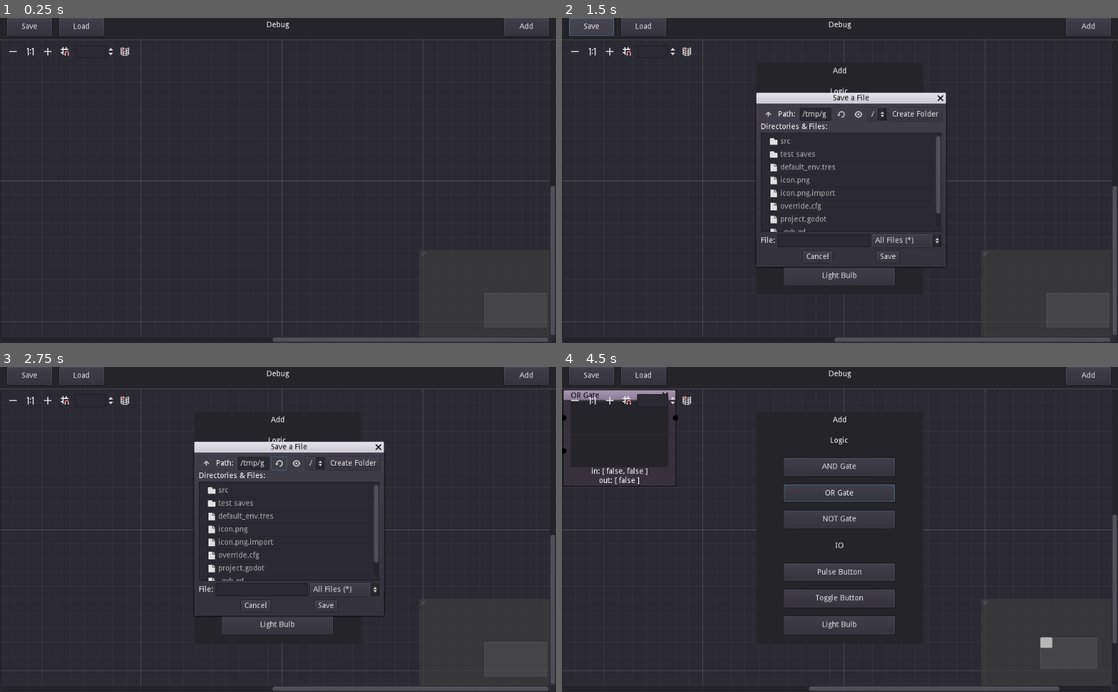
Above: before the commit, frames 1-4 (two rows, left to right).
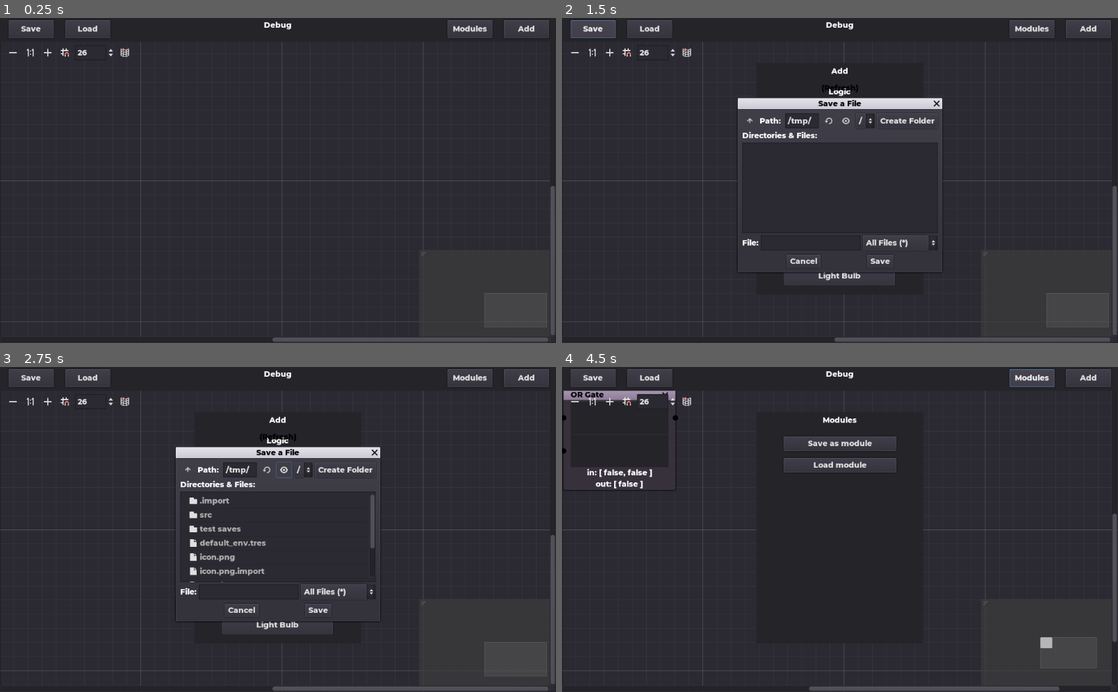
Above: after the commit, the same moments.

Repository: marcusmmmz/Logic-Ports
Game: Godot game, scene res://src/Scenes/Node2D.tscn
The game is run twice, just before and just after one commit, with the same random seed, the same clock (stepped at 60 frames per second) and the same inputs.
Inputs (mouse positions are in pixels of both pictures, inside the frame that each line leads up to):
- Up to frame 1 (0.25 s): no input
- Up to frame 2 (1.5 s): click "Add" at 0.5 s; click "Save" at 1.25 s
- Up to frame 3 (2.75 s): click "AND Gate" at 2 s
- Up to frame 4 (4.5 s): click "Load" at 2.75 s; click "OR Gate" at 3.5 s; click (1034, 376) at 4.25 s, where only the run after the commit has a clickable "Modules"

The runs differ from the first frame. In frame 1, 1.2% of the frame differs, in the area x 0-100%, y 0-12%; in frame 2, 5.4%; in frame 3, 5.9%; in frame 4, 6.3%, in the area x 0-100%, y 0-87%.

Commit message:
Movement Improvements

Diff:
--- a/project.godot
+++ b/project.godot
@@ -24,6 +24,49 @@
 run/main_scene="res://src/Scenes/Node2D.tscn"
 config/icon="res://icon.png"
 
+[input]
+
+ui_left={
+"deadzone": 0.5,
+"events": [ Object(InputEventJoypadButton,"resource_local_to_scene":false,"resource_name":"","device":0,"button_index":14,"pressure":0.0,"pressed":false,"script":null)
+ ]
+}
+ui_right={
+"deadzone": 0.5,
+"events": [ Object(InputEventJoypadButton,"resource_local_to_scene":false,"resource_name":"","device":0,"button_index":15,"pressure":0.0,"pressed":false,"script":null)
+ ]
+}
+ui_up={
+"deadzone": 0.5,
+"events": [ Object(InputEventJoypadButton,"resource_local_to_scene":false,"resource_name":"","device":0,"button_index":12,"pressure":0.0,"pressed":false,"script":null)
+ ]
+}
+ui_down={
+"deadzone": 0.5,
+"events": [ Object(InputEventJoypadButton,"resource_local_to_scene":false,"resource_name":"","device":0,"button_index":13,"pressure":0.0,"pressed":false,"script":null)
+ ]
+}
+sim_left={
+"deadzone": 0.5,
+"events": [ Object(InputEventKey,"resource_local_to_scene":false,"resource_name":"","device":0,"alt":false,"shift":false,"control":false,"meta":false,"command":false,"pressed":false,"scancode":65,"unicode":0,"echo":false,"script":null)
+ ]
+}
+sim_right={
+"deadzone": 0.5,
+"events": [ Object(InputEventKey,"resource_local_to_scene":false,"resource_name":"","device":0,"alt":false,"shift":false,"control":false,"meta":false,"command":false,"pressed":false,"scancode":68,"unicode":0,"echo":false,"script":null)
+ ]
+}
+sim_up={
+"deadzone": 0.5,
+"events": [ Object(InputEventKey,"resource_local_to_scene":false,"resource_name":"","device":0,"alt":false,"shift":false,"control":false,"meta":false,"command":false,"pressed":false,"scancode":87,"unicode":0,"echo":false,"script":null)
+ ]
+}
+sim_down={
+"deadzone": 0.5,
+"events": [ Object(InputEventKey,"resource_local_to_scene":false,"resource_name":"","device":0,"alt":false,"shift":false,"control":false,"meta":false,"command":false,"pressed":false,"scancode":83,"unicode":0,"echo":false,"script":null)
+ ]
+}
+
 [rendering]
 
 environment/default_environment="res://default_env.tres"
--- /dev/null
+++ b/src/GUI/AddPopup.gd
@@ -0,0 +1,4 @@
+extends Popup
+
+func _on_AddButton_pressed():
+	visible = !visible
--- /dev/null
+++ b/src/GUI/GameFilePopup.gd
@@ -0,0 +1,18 @@
+extends FileDialog
+
+func _on_Save_pressed():
+	mode = FileDialog.MODE_SAVE_FILE
+	visible = !visible
+	$Label2.rect_position.y = -48
+
+func _on_Load_pressed():
+	mode = FileDialog.MODE_OPEN_FILE
+	visible = !visible
+	$Label2.rect_position.y = -48
+
+func _on_GameFilePopup_confirmed():
+	if mode == FileDialog.MODE_SAVE_FILE:
+		get_parent().save_game(current_path)
+
+	elif mode == FileDialog.MODE_OPEN_FILE:
+		get_parent().load_game(current_path)
--- /dev/null
+++ b/src/GUI/ModulePopup.gd
@@ -0,0 +1,35 @@
+extends Popup
+
+onready var ModuleFilePopup = $"../ModuleFilePopup"
+
+func _on_ModuleFilePopup_ready():
+	call_deferred("popup")
+	call_deferred("hide")
+
+func _on_ModuleButton_pressed():
+	visible = !visible
+
+func _on_SaveModule_pressed():
+	visible = false
+	$"../ModuleFilePopup".mode = FileDialog.MODE_SAVE_FILE
+	$"../ModuleFilePopup".visible = !$"../ModuleFilePopup".visible
+	$"../ModuleFilePopup/Label2".rect_position.y = -48
+
+func _on_LoadModule_pressed():
+	visible = false
+	$"../ModuleFilePopup".mode = FileDialog.MODE_OPEN_FILE
+	$"../ModuleFilePopup".visible = !$"../ModuleFilePopup".visible
+	$"../ModuleFilePopup/Label2".rect_position.y = -48
+
+func _on_ModuleFilePopup_confirmed():
+	if $"../ModuleFilePopup".mode == FileDialog.MODE_SAVE_FILE:
+		save_module($"../ModuleFilePopup".current_path)
+
+	elif $"../$ModuleFilePopup".mode == FileDialog.MODE_OPEN_FILE:
+		load_module($"../ModuleFilePopup".current_path)
+
+func save_module(path):
+	pass
+
+func load_module(path):
+	pass
--- a/src/Scenes/GraphEdit.gd
+++ b/src/Scenes/GraphEdit.gd
@@ -2,15 +2,32 @@
 
 var speed = 5
 
+var previous_mouse_pos = Vector2.ZERO
+var is_dragging = false
+
+func _gui_input(event):
+
+	if event is InputEventMouseMotion:
+		previous_mouse_pos = event.relative
+
+	elif event is InputEventMouseButton:
+		if event.button_index == 2:
+			is_dragging = event.pressed
+		else:
+			is_dragging = false
+
+	if is_dragging:
+		scroll_offset -= previous_mouse_pos * zoom
+
 func _physics_process(delta):
-	if Input.is_action_pressed("ui_right"):
+	if Input.is_action_pressed("sim_right"):
 		scroll_offset.x += speed * zoom
-	if Input.is_action_pressed("ui_left"):
+	if Input.is_action_pressed("sim_left"):
 		scroll_offset.x -= speed * zoom
 
-	if Input.is_action_pressed("ui_up"):
+	if Input.is_action_pressed("sim_up"):
 		scroll_offset.y -= speed * zoom
-	if Input.is_action_pressed("ui_down"):
+	if Input.is_action_pressed("sim_down"):
 		scroll_offset.y += speed * zoom
 
 func _on_GraphEdit_connection_request(from, from_slot, to, to_slot):
--- a/src/Scenes/Node2D.gd
+++ b/src/Scenes/Node2D.gd
@@ -1,26 +1,4 @@
 extends Control
-
-func _on_AddButton_pressed():
-	$AddPopup.visible = !$AddPopup.visible
-
-func _on_FilePopup_ready():
-	$FilePopup.call_deferred("popup")
-	$FilePopup.call_deferred("hide")
-
-func _on_Save_pressed():
-	$FilePopup.mode = FileDialog.MODE_SAVE_FILE
-	$FilePopup.visible = !$FilePopup.visible
-
-func _on_Load_pressed():
-	$FilePopup.mode = FileDialog.MODE_OPEN_FILE
-	$FilePopup.visible = !$FilePopup.visible
-
-func _on_FilePopup_confirmed():
-	if $FilePopup.mode == FileDialog.MODE_SAVE_FILE:
-		save_game($FilePopup.current_path)
-
-	elif $FilePopup.mode == FileDialog.MODE_OPEN_FILE:
-		load_game($FilePopup.current_path)
 
 func save_game(path):
 	var save = File.new()
--- a/src/Scenes/Node2D.tscn
+++ b/src/Scenes/Node2D.tscn
@@ -1,21 +1,27 @@
-[gd_scene load_steps=4 format=2]
+[gd_scene load_steps=10 format=2]
 
 [ext_resource path="res://src/scripts/AddModuleButton.gd" type="Script" id=1]
 [ext_resource path="res://src/Scenes/Node2D.gd" type="Script" id=2]
 [ext_resource path="res://src/Scenes/GraphEdit.gd" type="Script" id=3]
+[ext_resource path="res://src/resources/fonts/Montserrat-ExtraBold.ttf" type="DynamicFontData" id=4]
+[ext_resource path="res://src/GUI/AddPopup.gd" type="Script" id=5]
+[ext_resource path="res://src/GUI/GameFilePopup.gd" type="Script" id=6]
+[ext_resource path="res://src/GUI/ModulePopup.gd" type="Script" id=7]
+
+[sub_resource type="DynamicFont" id=1]
+size = 14
+outline_color = Color( 0, 0, 0, 1 )
+use_filter = true
+font_data = ExtResource( 4 )
+
+[sub_resource type="Theme" id=2]
+default_font = SubResource( 1 )
 
 [node name="Game" type="Control"]
 anchor_right = 1.0
 anchor_bottom = 1.0
+theme = SubResource( 2 )
 script = ExtResource( 2 )
-__meta__ = {
-"_edit_use_anchors_": false
-}
-
-[node name="Panel" type="Panel" parent="."]
-anchor_right = 1.0
-anchor_bottom = 0.067
-margin_bottom = -0.240002
 __meta__ = {
 "_edit_use_anchors_": false
 }
@@ -29,47 +35,46 @@
 margin_top = -0.240002
 focus_mode = 0
 right_disconnects = true
-scroll_offset = Vector2( 0, -0.240002 )
+scroll_offset = Vector2( -6.10352e-05, -0.240002 )
 snap_distance = 26
 script = ExtResource( 3 )
 __meta__ = {
 "_edit_use_anchors_": false
 }
 
+[node name="Panel" type="Panel" parent="."]
+anchor_right = 1.0
+anchor_bottom = 0.067
+margin_bottom = 3.8
+__meta__ = {
+"_edit_use_anchors_": false
+}
+
+[node name="Title" type="Label" parent="."]
+anchor_left = 0.35
+anchor_right = 0.65
+anchor_bottom = 0.044
+margin_left = -3.05176e-05
+margin_right = -6.10352e-05
+margin_bottom = 0.319998
+text = "Debug"
+align = 1
+valign = 1
+__meta__ = {
+"_edit_use_anchors_": false
+}
+
 [node name="AddButton" type="Button" parent="."]
 anchor_left = 0.906
+anchor_top = 0.00666667
 anchor_right = 0.987
-anchor_bottom = 0.056
-margin_left = 0.319946
-margin_right = 0.639893
+anchor_bottom = 0.0626667
+margin_left = 0.255981
+margin_right = 0.575928
 margin_bottom = -0.32
 text = "Add"
 __meta__ = {
-"_edit_use_anchors_": false
-}
-
-[node name="Save" type="Button" parent="."]
-anchor_left = 0.012
-anchor_right = 0.094
-anchor_bottom = 0.056
-margin_left = 0.639999
-margin_right = -0.320007
-margin_bottom = -0.32
-text = "Save"
-__meta__ = {
-"_edit_use_anchors_": false
-}
-
-[node name="Load" type="Button" parent="."]
-anchor_left = 0.106
-anchor_right = 0.187
-anchor_bottom = 0.056
-margin_left = 0.319992
-margin_right = 0.639984
-margin_bottom = -0.32
-text = "Load"
-__meta__ = {
-"_edit_use_anchors_": false
+"_edit_use_anchors_": true
 }
 
 [node name="AddPopup" type="Popup" parent="."]
@@ -80,6 +85,7 @@
 margin_left = -3.05176e-05
 margin_top = -0.0800095
 margin_right = -6.10352e-05
+script = ExtResource( 5 )
 __meta__ = {
 "_edit_use_anchors_": false
 }
@@ -121,8 +127,8 @@
 custom_constants/separation = 16
 
 [node name="Logic" type="Label" parent="AddPopup/ScrollContainer/VBoxContainer"]
-margin_right = 256.0
-margin_bottom = 42.0
+margin_right = 204.0
+margin_bottom = 32.0
 size_flags_vertical = 3
 text = "Logic"
 align = 1
@@ -132,33 +138,33 @@
 }
 
 [node name="AND" type="Button" parent="AddPopup/ScrollContainer/VBoxContainer"]
-margin_top = 58.0
-margin_right = 256.0
-margin_bottom = 100.0
+margin_top = 48.0
+margin_right = 204.0
+margin_bottom = 80.0
 size_flags_vertical = 3
 text = "AND Gate"
 script = ExtResource( 1 )
 
 [node name="OR" type="Button" parent="AddPopup/ScrollContainer/VBoxContainer"]
-margin_top = 116.0
-margin_right = 256.0
-margin_bottom = 158.0
+margin_top = 96.0
+margin_right = 204.0
+margin_bottom = 128.0
 size_flags_vertical = 3
 text = "OR Gate"
 script = ExtResource( 1 )
 
 [node name="NOT" type="Button" parent="AddPopup/ScrollContainer/VBoxContainer"]
-margin_top = 174.0
-margin_right = 256.0
-margin_bottom = 216.0
+margin_top = 144.0
+margin_right = 204.0
+margin_bottom = 176.0
 size_flags_vertical = 3
 text = "NOT Gate"
 script = ExtResource( 1 )
 
 [node name="IO" type="Label" parent="AddPopup/ScrollContainer/VBoxContainer"]
-margin_top = 232.0
-margin_right = 256.0
-margin_bottom = 274.0
+margin_top = 192.0
+margin_right = 204.0
+margin_bottom = 224.0
 size_flags_vertical = 3
 text = "IO"
 align = 1
@@ -169,38 +175,182 @@
 }
 
 [node name="PULSE" type="Button" parent="AddPopup/ScrollContainer/VBoxContainer"]
-margin_top = 290.0
-margin_right = 256.0
-margin_bottom = 332.0
+margin_top = 240.0
+margin_right = 204.0
+margin_bottom = 272.0
 size_flags_vertical = 3
 text = "Pulse Button"
 script = ExtResource( 1 )
 
 [node name="TOGGLE" type="Button" parent="AddPopup/ScrollContainer/VBoxContainer"]
-margin_top = 348.0
-margin_right = 256.0
-margin_bottom = 390.0
+margin_top = 288.0
+margin_right = 204.0
+margin_bottom = 320.0
 size_flags_vertical = 3
 text = "Toggle Button"
 script = ExtResource( 1 )
 
 [node name="LIGHT" type="Button" parent="AddPopup/ScrollContainer/VBoxContainer"]
-margin_top = 406.0
-margin_right = 256.0
-margin_bottom = 448.0
+margin_top = 336.0
+margin_right = 204.0
+margin_bottom = 373.0
 size_flags_vertical = 3
 text = "Light Bulb"
 script = ExtResource( 1 )
 
-[node name="FilePopup" type="FileDialog" parent="."]
+[node name="Save" type="Button" parent="."]
+anchor_left = 0.016
+anchor_top = 0.00666667
+anchor_right = 0.097
+anchor_bottom = 0.0626667
+margin_left = -0.384001
+margin_right = -0.320015
+margin_bottom = -0.32
+text = "Save"
+__meta__ = {
+"_edit_use_anchors_": true
+}
+
+[node name="Load" type="Button" parent="."]
+anchor_left = 0.117
+anchor_top = 0.00666667
+anchor_right = 0.198
+anchor_bottom = 0.0616667
+margin_left = 0.192001
+margin_right = 0.511993
+margin_bottom = 0.279999
+text = "Load"
+__meta__ = {
+"_edit_use_anchors_": true
+}
+
+[node name="GameFilePopup" type="FileDialog" parent="."]
+anchor_left = 0.352
+anchor_top = 0.267
+anchor_right = 0.719
+anchor_bottom = 0.769
+margin_left = -36.448
+margin_top = 7.79999
+margin_right = -36.256
+margin_bottom = 7.92001
+dialog_hide_on_ok = true
+access = 2
+current_dir = "C:/Users/Marcus/OneDrive/Godot/Logic Ports"
+current_path = "C:/Users/Marcus/OneDrive/Godot/Logic Ports/"
+script = ExtResource( 6 )
+__meta__ = {
+"_edit_use_anchors_": false
+}
+
+[node name="Label2" type="Label" parent="GameFilePopup"]
+anchor_top = -0.225574
+anchor_right = 1.0
+anchor_bottom = -0.066574
+margin_left = 7.45058e-09
+margin_top = -0.0300369
+margin_bottom = 0.0600739
+custom_colors/font_color = Color( 0, 0, 0, 1 )
+text = "(Refresh)"
+align = 1
+__meta__ = {
+"_edit_use_anchors_": true
+}
+
+[node name="ModuleButton" type="Button" parent="."]
+anchor_left = 0.805
+anchor_top = 0.00666667
+anchor_right = 0.886
+anchor_bottom = 0.0616667
+margin_left = -0.320068
+margin_right = -0.00012207
+margin_bottom = 0.279999
+text = "Modules"
+__meta__ = {
+"_edit_use_anchors_": true
+}
+
+[node name="ModulePopup" type="Popup" parent="."]
+anchor_left = 0.35
+anchor_top = 0.139
+anchor_right = 0.65
+anchor_bottom = 0.85
+margin_left = -3.05176e-05
+margin_top = -0.0800095
+margin_right = -6.10352e-05
+script = ExtResource( 7 )
+__meta__ = {
+"_edit_use_anchors_": false
+}
+
+[node name="Panel" type="Panel" parent="ModulePopup"]
+anchor_right = 1.0
+anchor_bottom = 1.0
+
+[node name="Label" type="Label" parent="ModulePopup"]
+anchor_right = 1.0
+anchor_bottom = 0.07
+margin_bottom = 0.16
+text = "Modules"
+align = 1
+valign = 1
+__meta__ = {
+"_edit_use_anchors_": false
+}
+
+[node name="SaveModule" type="Button" parent="ModulePopup"]
+anchor_left = 0.161458
+anchor_top = 0.104715
+anchor_right = 0.838698
+anchor_bottom = 0.167716
+margin_right = -0.0479889
+margin_bottom = 0.11916
+text = "Save as module"
+__meta__ = {
+"_edit_use_anchors_": true
+}
+
+[node name="LoadModule" type="Button" parent="ModulePopup"]
+anchor_left = 0.161458
+anchor_top = 0.198463
+anchor_right = 0.838698
+anchor_bottom = 0.261463
+margin_right = -0.0479889
+margin_bottom = 0.11916
+text = "Load module"
+__meta__ = {
+"_edit_use_anchors_": true
+}
+
+[node name="ScrollContainer" type="ScrollContainer" parent="ModulePopup"]
+anchor_left = 0.165599
+anchor_top = 0.311784
+anchor_right = 0.83375
+anchor_bottom = 0.960983
+margin_left = 0.127998
+margin_top = -0.0320015
+margin_right = -0.128021
+margin_bottom = -0.0320129
+scroll_horizontal_enabled = false
+__meta__ = {
+"_edit_use_anchors_": true
+}
+
+[node name="VBoxContainer" type="VBoxContainer" parent="ModulePopup/ScrollContainer"]
+margin_right = 205.0
+margin_bottom = 277.0
+size_flags_horizontal = 3
+size_flags_vertical = 3
+custom_constants/separation = 16
+
+[node name="ModuleFilePopup" type="FileDialog" parent="."]
 anchor_left = 0.35
 anchor_top = 0.278
 anchor_right = 0.65
 anchor_bottom = 0.767
-margin_left = -3.05176e-05
-margin_top = -8.16002
-margin_right = -6.10352e-05
-margin_bottom = -0.23999
+margin_left = -34.4
+margin_top = 1.2
+margin_right = 34.4
+margin_bottom = 9.12003
 dialog_hide_on_ok = true
 access = 2
 current_dir = "C:/Users/Marcus/OneDrive/Godot/Logic Ports"
@@ -209,23 +359,26 @@
 "_edit_use_anchors_": false
 }
 
-[node name="Title" type="Label" parent="."]
-anchor_left = 0.35
-anchor_right = 0.65
-anchor_bottom = 0.044
-margin_left = -3.05176e-05
-margin_right = -6.10352e-05
-margin_bottom = 0.319998
-text = "Debug"
-align = 1
-valign = 1
-__meta__ = {
-"_edit_use_anchors_": false
+[node name="Label2" type="Label" parent="ModuleFilePopup"]
+anchor_top = -0.225574
+anchor_right = 1.0
+anchor_bottom = -0.066574
+margin_top = -0.0300369
+margin_bottom = 0.0600739
+custom_colors/font_color = Color( 0, 0, 0, 1 )
+text = "(Refresh)"
+align = 1
+__meta__ = {
+"_edit_use_anchors_": true
 }
 [connection signal="connection_request" from="GraphEdit" to="GraphEdit" method="_on_GraphEdit_connection_request"]
 [connection signal="disconnection_request" from="GraphEdit" to="GraphEdit" method="_on_GraphEdit_disconnection_request"]
-[connection signal="pressed" from="AddButton" to="." method="_on_AddButton_pressed"]
-[connection signal="pressed" from="Save" to="." method="_on_Save_pressed"]
-[connection signal="pressed" from="Load" to="." method="_on_Load_pressed"]
-[connection signal="confirmed" from="FilePopup" to="." method="_on_FilePopup_confirmed"]
-[connection signal="ready" from="FilePopup" to="." method="_on_FilePopup_ready"]
+[connection signal="pressed" from="AddButton" to="AddPopup" method="_on_AddButton_pressed"]
+[connection signal="pressed" from="Save" to="GameFilePopup" method="_on_Save_pressed"]
+[connection signal="pressed" from="Load" to="GameFilePopup" method="_on_Load_pressed"]
+[connection signal="confirmed" from="GameFilePopup" to="GameFilePopup" method="_on_GameFilePopup_confirmed"]
+[connection signal="pressed" from="ModuleButton" to="ModulePopup" method="_on_ModuleButton_pressed"]
+[connection signal="pressed" from="ModulePopup/SaveModule" to="ModulePopup" method="_on_SaveModule_pressed"]
+[connection signal="pressed" from="ModulePopup/LoadModule" to="ModulePopup" method="_on_LoadModule_pressed"]
+[connection signal="confirmed" from="ModuleFilePopup" to="ModulePopup" method="_on_ModuleFilePopup_confirmed"]
+[connection signal="ready" from="ModuleFilePopup" to="ModulePopup" method="_on_ModuleFilePopup_ready"]
--- a/src/modules/Logic/AndModule.gd
+++ b/src/modules/Logic/AndModule.gd
@@ -7,9 +7,7 @@
 func process():
 	var new_output = true
 	for input in inputs:
-		if input == false:
-			new_output = false
-			break
+		new_output = new_output and input
 
 	if new_output != outputs[0]:
 		outputs[0] = new_output
--- a/src/modules/Logic/ORModule.gd
+++ b/src/modules/Logic/ORModule.gd
@@ -7,9 +7,7 @@
 func process():
 	var new_output = false
 	for input in inputs:
-		if input == true:
-			new_output = true
-			break
+		new_output = new_output or input
 
 	if new_output != outputs[0]:
 		outputs[0] = new_output
Binary file added: src/resources/fonts/Montserrat-ExtraBold.ttf
Binary file added: src/resources/fonts/Montserrat-Regular.otf
